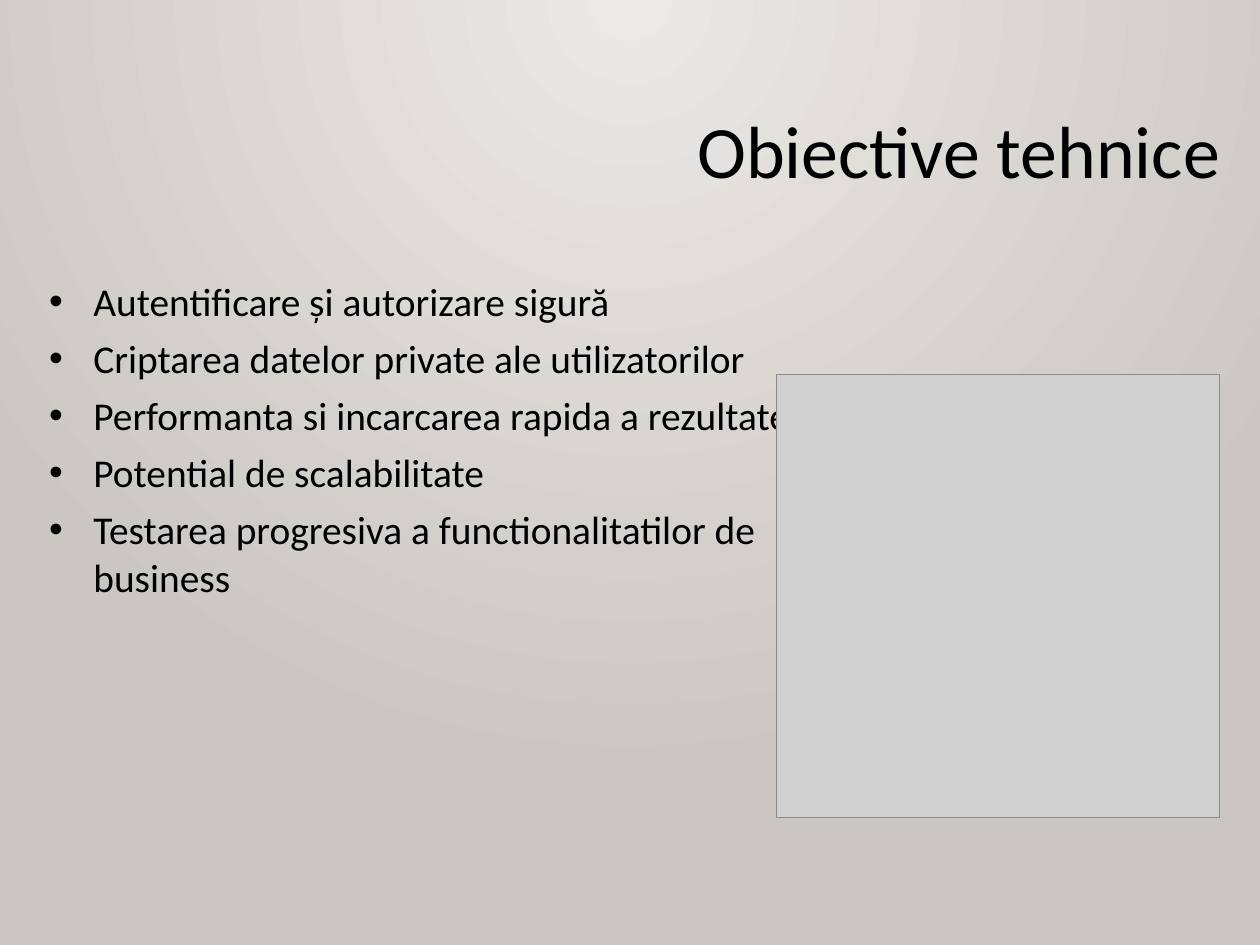
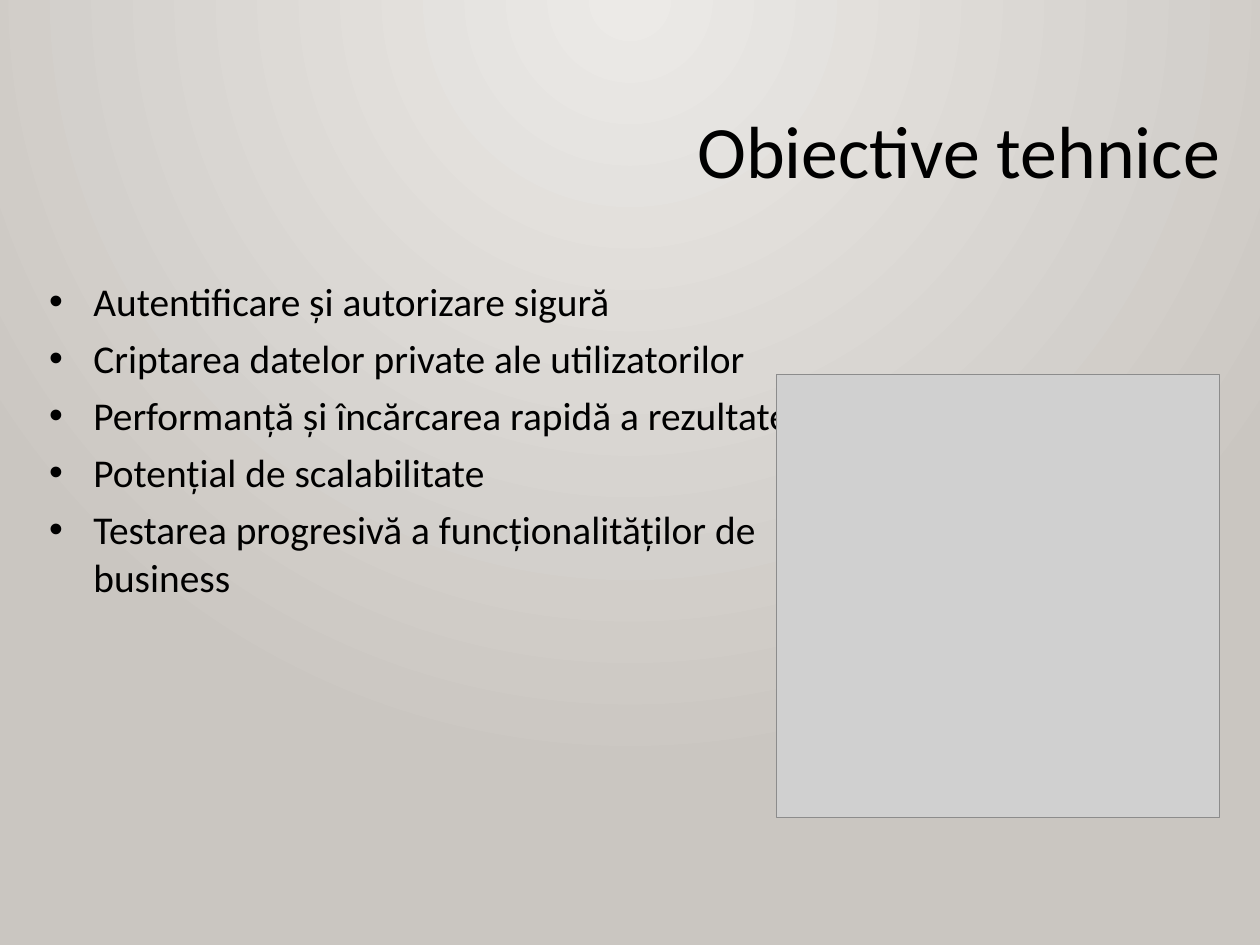
Before and after one commit to AlexandruOlteanu/SwapIt, a slide deck: slide 5 of files/documentation/presentation/Final_Presentation_Alexandru_Olteanu.pptx. Drawn at 1260x945 pixels with LibreOffice and Linux fonts; fonts in the diff are those of the drawing; grey boxes stand for pictures. Boxes give left, top, right and bottom in pixels: in the first picture for what was removed or moved away, otherwise in the second. Text is boxed around its words. In the diff, an @@ line names an element or a change of style, - is before the commit and + after.

```diff
--- a/files/documentation/presentation/Final_Presentation_Alexandru_Olteanu.pptx
+++ b/files/documentation/presentation/Final_Presentation_Alexandru_Olteanu.pptx
@@ text at [93,397,833,593]: text changed @@
-• Performanta si incarcarea rapida a rezultatelor
-• Potential de scalabilitate
-• Testarea progresiva a functionalitatilor de
-  business
+• Performanță și încărcarea rapidă a rezultatelor
+• Potențial de scalabilitate
+• Testarea progresivă a funcționalităților de business
```
Also in this commit, not shown: 11 other slides changed, 1 slide added, 1 slide removed.
